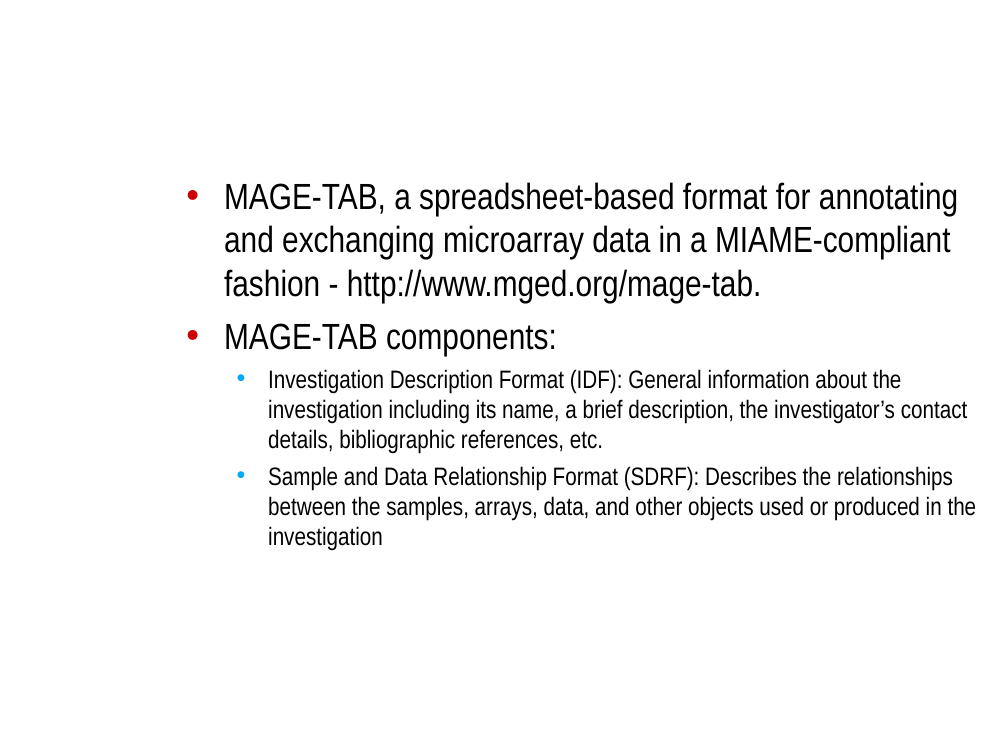
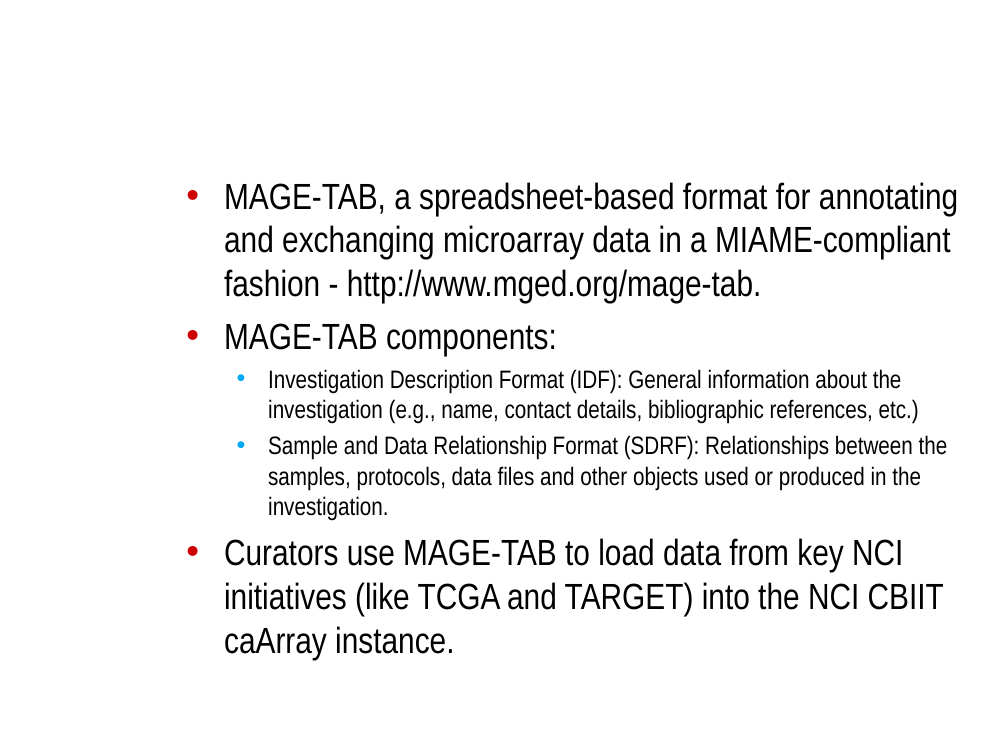
Before and after one commit to NCIP/caarray-docs, a slide deck: slide 9 of project_management/open_meetings/caArray_at_caBIG_meeting_NCI_Frederick_2009.ppt. Drawn at 1008x756 pixels with LibreOffice and Linux fonts; fonts in the diff are those of the drawing; background and template pictures are left out. Boxes give left, top, right and bottom in pixels: in the first picture for what was removed or moved away, otherwise in the second. Text is boxed around its words. In the diff, an @@ line names an element or a change of style, - is before the commit and + after.

Commit message:
Draft 2 of slides with roadmap and workflow details.

```diff
--- a/project_management/open_meetings/caArray_at_caBIG_meeting_NCI_Frederick_2009.ppt
+++ b/project_management/open_meetings/caArray_at_caBIG_meeting_NCI_Frederick_2009.ppt
@@ text at (x1=224, y1=369, x2=948, y2=660): text changed @@
-  • Investigation Description Format (IDF): General information about the investigation including its name, a brief description, the investigator’s contact details, bibliographic references, etc.
-  • Sample and Data Relationship Format (SDRF): Describes the relationships between the samples, arrays, data, and other objects used or produced in the investigation
+  • Investigation Description Format (IDF): General information about the investigation (e.g., name, contact details, bibliographic references, etc.)
+  • Sample and Data Relationship Format (SDRF): Relationships between the samples, protocols, data files and other objects used or produced in the investigation.
+• Curators use MAGE-TAB to load data from key NCI initiatives (like TCGA and TARGET) into the NCI CBIIT caArray instance.
```
Also in this commit, not shown: 8 other slides changed.
